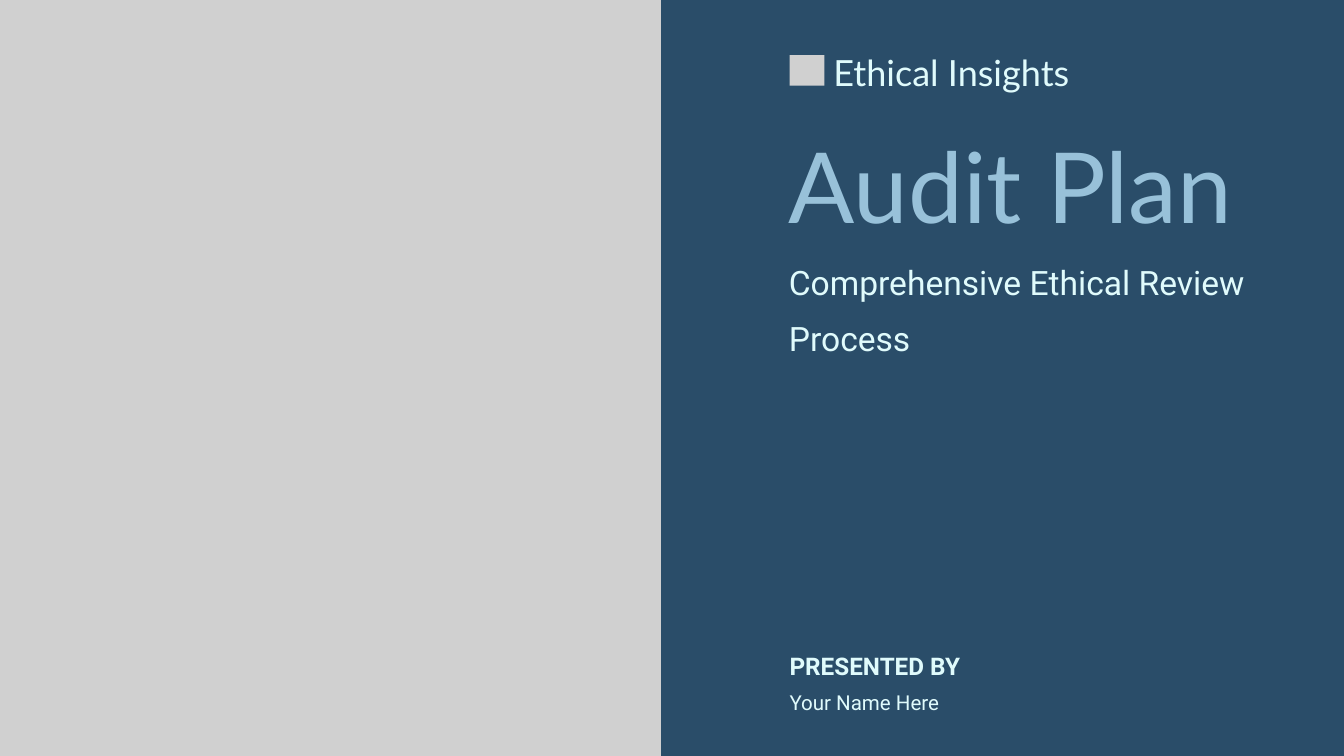
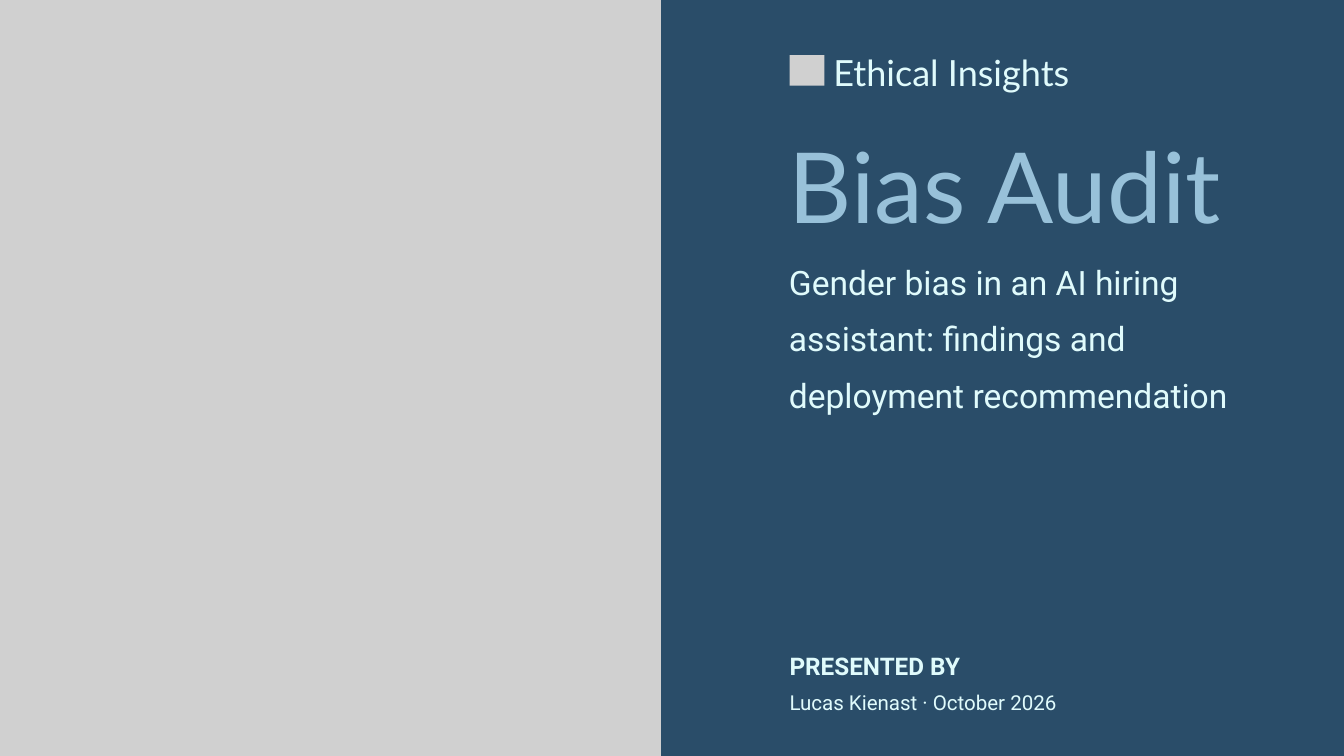
Before and after one commit to lucaskienast/gen-ai-ethical-audit-mitigation-plan, a slide deck: slide 1 of starter/ethics-committee-presentation-starter.pptx. Drawn at 1344x756 pixels with LibreOffice and Linux fonts; fonts in the diff are those of the drawing; grey boxes stand for pictures. Boxes give left, top, right and bottom in pixels: in the first picture for what was removed or moved away, otherwise in the second. Text is boxed around its words. In the diff, an @@ line names an element or a change of style, - is before the commit and + after.

```diff
--- a/starter/ethics-committee-presentation-starter.pptx
+++ b/starter/ethics-committee-presentation-starter.pptx
@@ text at (789, 151, 1221, 224): text changed @@
-Audit Plan
+Bias Audit
@@ text at (789, 270, 1228, 415): text changed @@
-Comprehensive Ethical Review Process
+Gender bias in an AI hiring assistant: findings and deployment recommendation
@@ text at (790, 694, 1056, 710): text changed @@
-Your Name Here
+Lucas Kienast · October 2026
```
Also in this commit, not shown: 2 other slides changed, 7 slides added, 7 slides removed, 32 other files.
